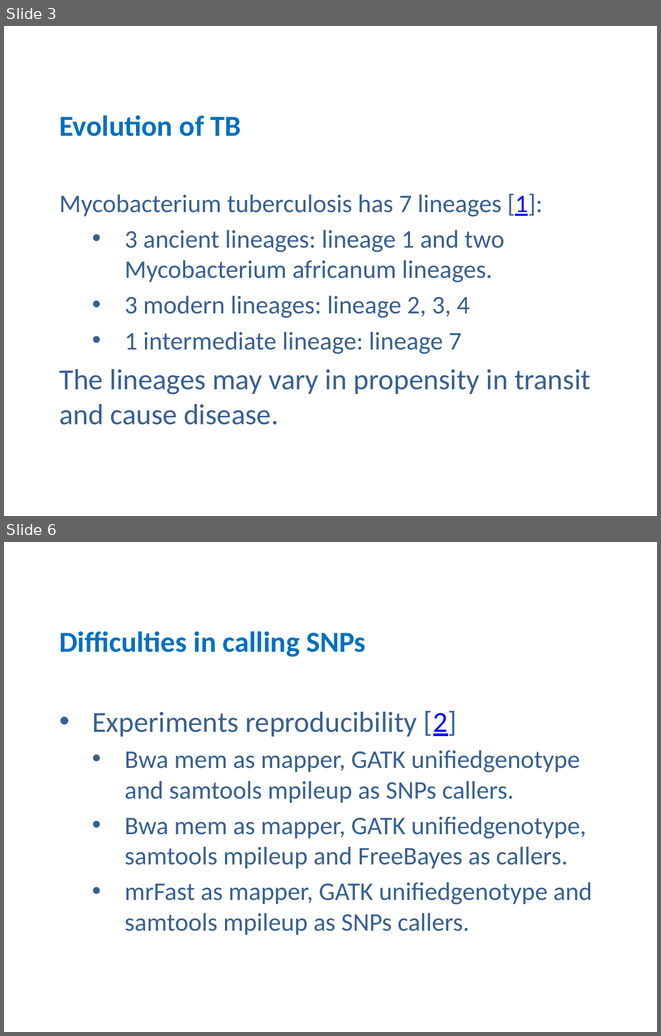
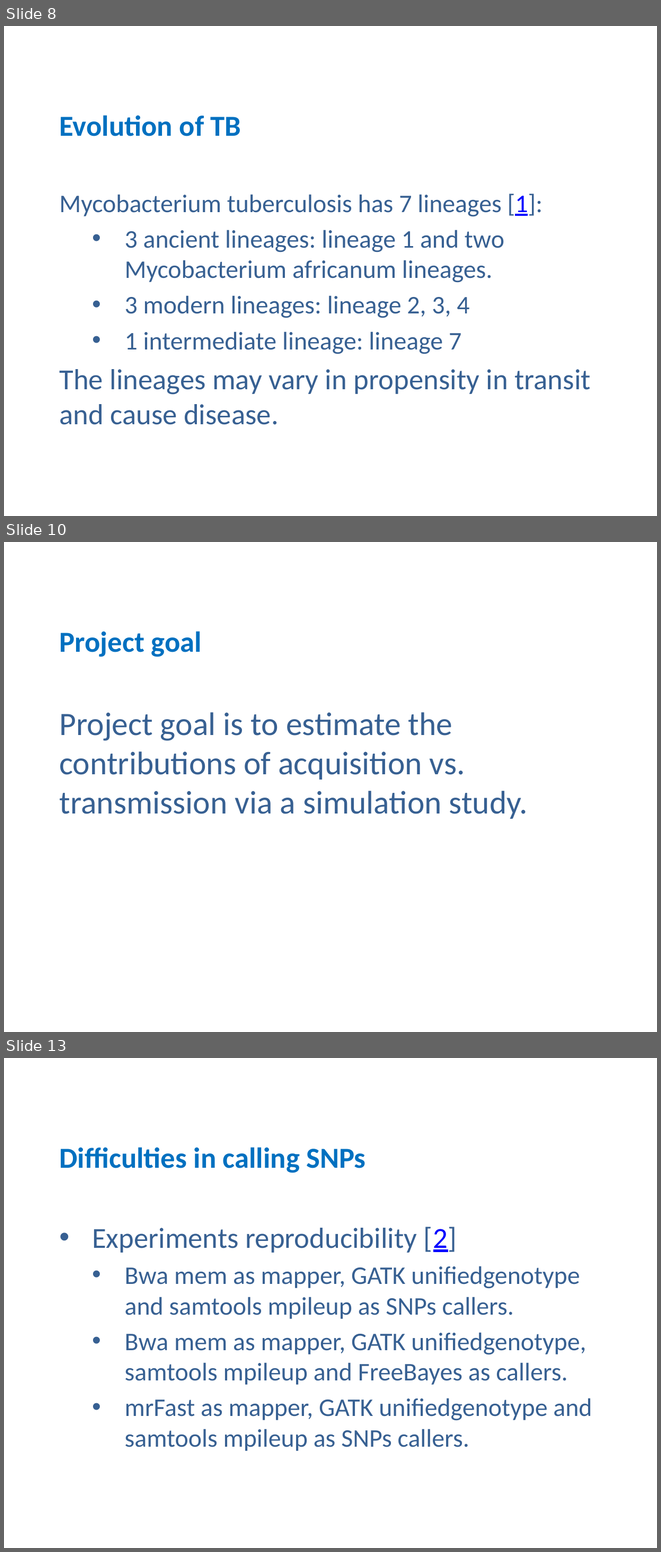
Before and after one commit to zhangfang615/Tuberculosis, a slide deck: 20160705.pptx. Shown one above the other, each under a label of ours: slides 3 and 6 before the commit, slides 8, 10 and 13 after it; the slides between them are not shown. The pictures are 661x1036 and 661x1552 pixels, drawn with LibreOffice and Linux fonts; fonts in the diff are those of the drawing. Boxes give left, top, right and bottom in pixels: in the first picture for what was removed or moved away, otherwise in the second. Text is boxed around its words. In the diff, an @@ line names an element or a change of style, - is before the commit and + after.

```diff
--- a/20160705.pptx
+++ b/20160705.pptx
@@ slide 10 added at (x1=4, y1=542, x2=657, y2=1032), background #FFFFFF @@
@@ title added at (x1=59, y1=631, x2=202, y2=657), 32 pt, text #0070C0, bold @@
+Project goal
@@ subtitle added at (x1=59, y1=712, x2=528, y2=819), 36 pt, text #376092 @@
+Project goal is to estimate the contributions of acquisition vs. transmission via a simulation study.
@@ what was slide 3 is now slide 8 @@
@@ what was slide 6 is now slide 13 @@
```
Also in this commit, not shown: 5 slides changed, 7 other slides added.
